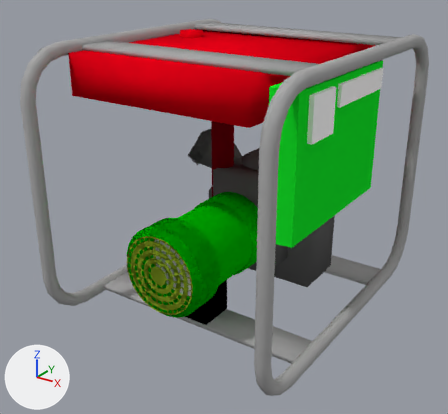
An edit to the Blender file Parts/ES-8000-Generator/generator.blend, drawn before and after from the same camera.
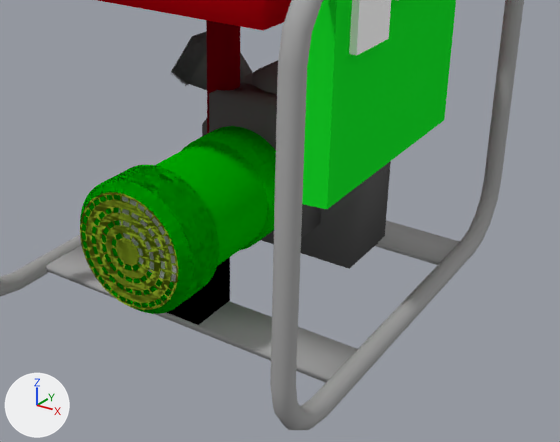
Each version appears first whole from a camera (50 mm lens) standing at (3.63, -6.86, 3.06) and looking at (-0.55, -0.78, -0.05), and next in a close-up on the part from 16% to 100% of the width and 26% to 97% of the height. The lights are fixed; the arrows at lower left show +X, +Y and +Z.

Objects in the first close-up: 'Generator'.
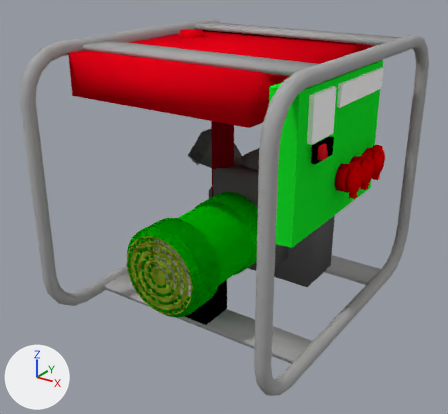
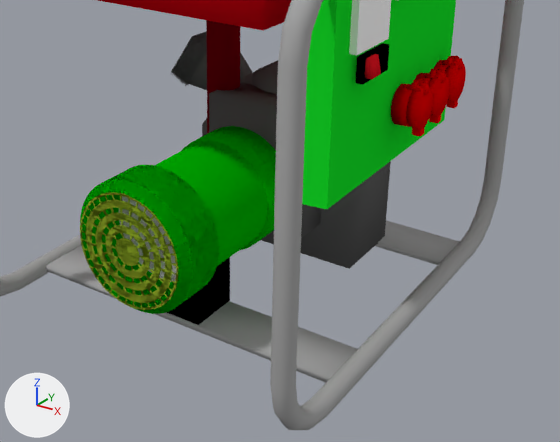
The newer file is also rescaled (x0.263), turned or shifted as a whole; pictures and numbers use the older file's frame.

What differs and where, as boxes [x1, y1, x2, y2] in the close-ups (560 x 442 px):
part 1 of me_cylinder, added: after [434, 60, 448, 71]
part 2 of me_cylinder, added: after [429, 115, 441, 123]
part 3 of me_cylinder, added: after [415, 73, 430, 82]
part 4 of me_cylinder, added: after [412, 128, 424, 136]
part 5 of me_cylinder, added (red): after [391, 84, 413, 127]
part 6 of me_cylinder, added (red): after [355, 43, 466, 129]

What the commit changed:
Material 'Material.010' (mat_material_010) is new.
Its base color is (0.0, 0.0, 0.0) (black #000000).
Material 'Material.007' (mat_material_007) is new.
Its base color is (0.8, 0.0, 0.000663) (red #e70002).
Material 'Material.011' (mat_material_011) is new.
Its base color is (0.8, 0.0093, 0.0177) (red #e71824).
me_cylinder is used by ob_generator; location (0.308, 0.295, 0.209); rotation (-0.606, 0.746, -0.856), in degrees (-35, 43, -49); scale (7.63, 7.63, 7.63).
me_cylinder had 6894 vertices, 7470 faces and spanned x -0.378..0.37, y -0.499..0.24, z -0.379..0.243.
me_cylinder now has 7642 vertices, 7890 faces and spans x -0.378..0.37, y -0.499..0.24, z -0.379..0.243.
me_cylinder part 1: the loose piece of 64 vertices spanning x -0.01..0.01, y -0.01..0.01, z -0.055..0.055 is copied, and the copy is multiplied about its middle by the matrix ((-1.303, 1.099, 0.079), (-0.859, -1.58, 0.061), (1.128, 0.066, 0.144)), then moved by (0.048, -0.055, 0.138), in mat_material_007 (red #e70002); it spans x 0.027..0.07, y -0.077..-0.034, z 0.118..0.157.
me_cylinder part 2: the loose piece of 8 vertices spanning x 0.134..0.237, y -0.204..-0.107, z -0.209..-0.122 is copied, and the copy is multiplied about its middle by the matrix ((-0.133, 0.004, -0.037), (-0.001, -0.137, -0.012), (-0.037, -0.011, 0.133)), then moved by (-0.089, 0.075, 0.302), in mat_material_007 (red #e70002); it spans x 0.089..0.103, y -0.088..-0.075, z 0.131..0.142.
me_cylinder part 3: the loose piece of 64 vertices spanning x 0.021..0.108, y -0.155..-0.035, z -0.135..-0.111 is copied, and the copy is multiplied about its middle by the matrix ((-0.735, -0.492, 1.459), (-1.065, -0.784, -1.221), (0.99, 0.475, -0.293)), then moved by (0.012, 0.0, 0.265), in mat_material_007 (red #e70002); it spans x 0.055..0.098, y -0.116..-0.074, z 0.122..0.161.
me_cylinder part 4: the loose piece of 8 vertices spanning x 0.134..0.237, y -0.204..-0.107, z -0.209..-0.122 is copied, and the copy is multiplied about its middle by the matrix ((-0.133, 0.004, -0.037), (-0.001, -0.137, -0.012), (-0.037, -0.011, 0.133)), then moved by (-0.064, 0.037, 0.307), in mat_material_007 (red #e70002); it spans x 0.114..0.128, y -0.126..-0.113, z 0.136..0.147.
me_cylinder part 5: the loose piece of 64 vertices spanning x 0.015..0.153, y -0.181..-0.068, z -0.192..-0.056 is copied, and the copy is multiplied about its middle by the matrix ((-0.101, -0.295, -0.046), (0.178, -0.069, -0.236), (0.262, -0.225, 0.156)), then moved by (0.017, -0.008, 0.271), in mat_material_007 (red #e70002); it spans x 0.08..0.122, y -0.154..-0.111, z 0.128..0.166.
me_cylinder part 6: 540 vertices added at x 0.028..0.125, y -0.246..-0.032, z 0.127..0.194.
me_cylinder now uses material mat_material_007 (red #e70002).
me_cylinder now uses material mat_material_010 (black #000000).
me_cylinder now uses material mat_material_011 (red #e71824).
